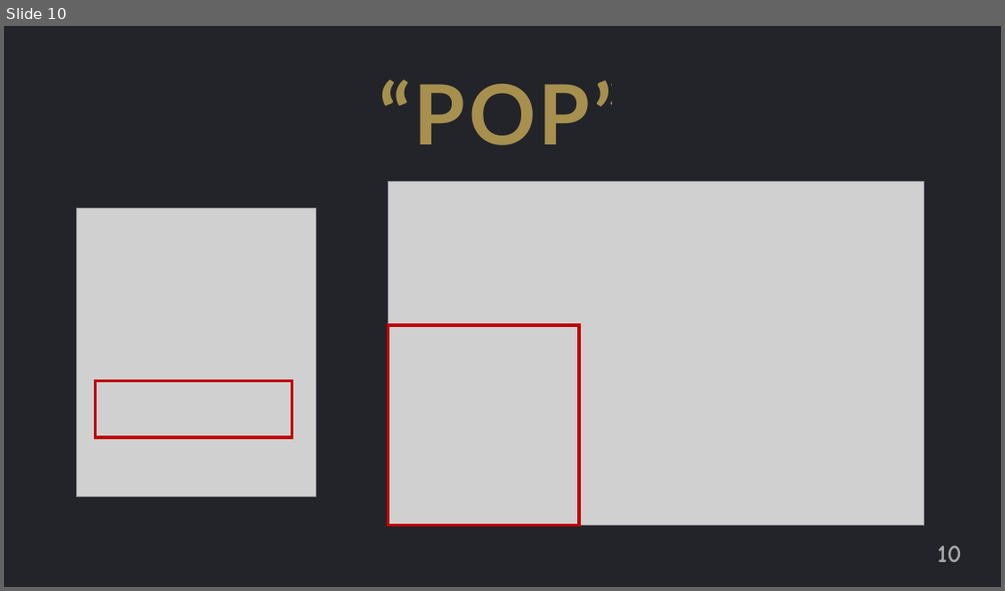
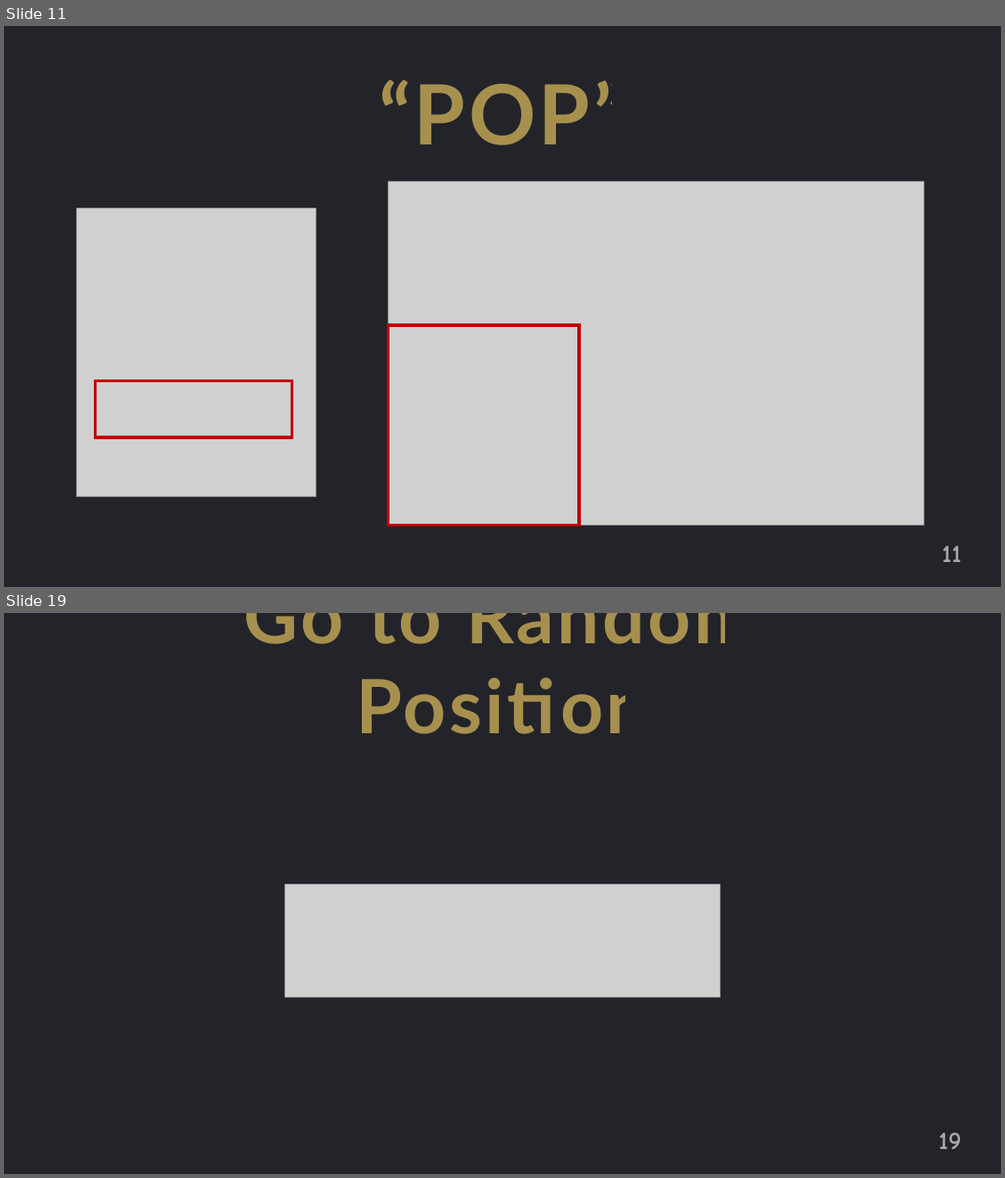
Before and after one commit to jguo108/My-Programming-Courses, a slide deck: Scratch for Newbies/Level1/Lesson 4 - Ghost Buster/Notes/Notes.pptx. Shown one above the other, each under a label of ours: slide 10 before the commit, slides 11 and 19 after it; the slides between them are not shown. The pictures are 1005x591 and 1005x1178 pixels, drawn with LibreOffice and Linux fonts; fonts in the diff are those of the drawing; grey boxes stand for pictures. Boxes give left, top, right and bottom in pixels: in the first picture for what was removed or moved away, otherwise in the second. Text is boxed around its words. In the diff, an @@ line names an element or a change of style, - is before the commit and + after.

```diff
--- a/Scratch for Newbies/Level1/Lesson 4 - Ghost Buster/Notes/Notes.pptx
+++ b/Scratch for Newbies/Level1/Lesson 4 - Ghost Buster/Notes/Notes.pptx
@@ slide 19 added at [4,613,1001,1174], background #FFFFFF @@
@@ rectangle added at [4,613,1001,1174], fill #23242A @@
@@ text added at [244,613,757,734], 72 pt, text #FFD966 at 60% opacity, bold @@
+Go to Random Position
@@ picture added at [285,884,720,997] @@
@@ page number added at [938,1132,962,1149], 24 pt, text #A6A6A6, bold @@
+19
@@ what was slide 10 is now slide 11 @@
@@ page number at [942,545,962,562]: text changed @@
-10
+11
```
Also in this commit, not shown: 9 other slides added, 7 other files.
